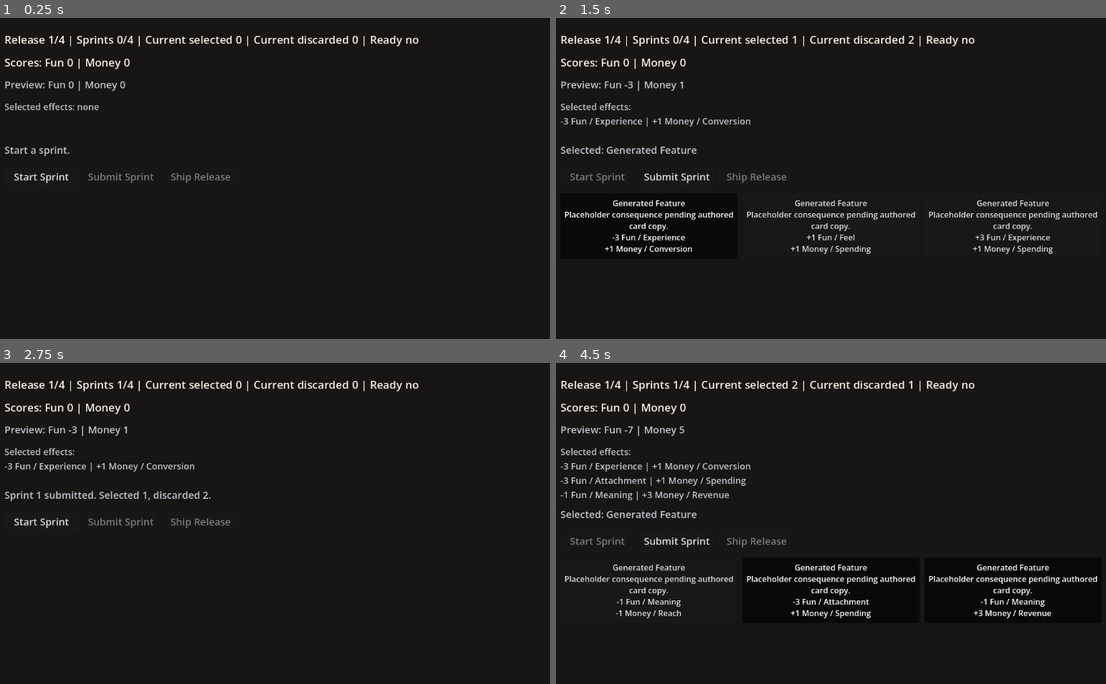
Above: before the commit, frames 1-4 (two rows, left to right).
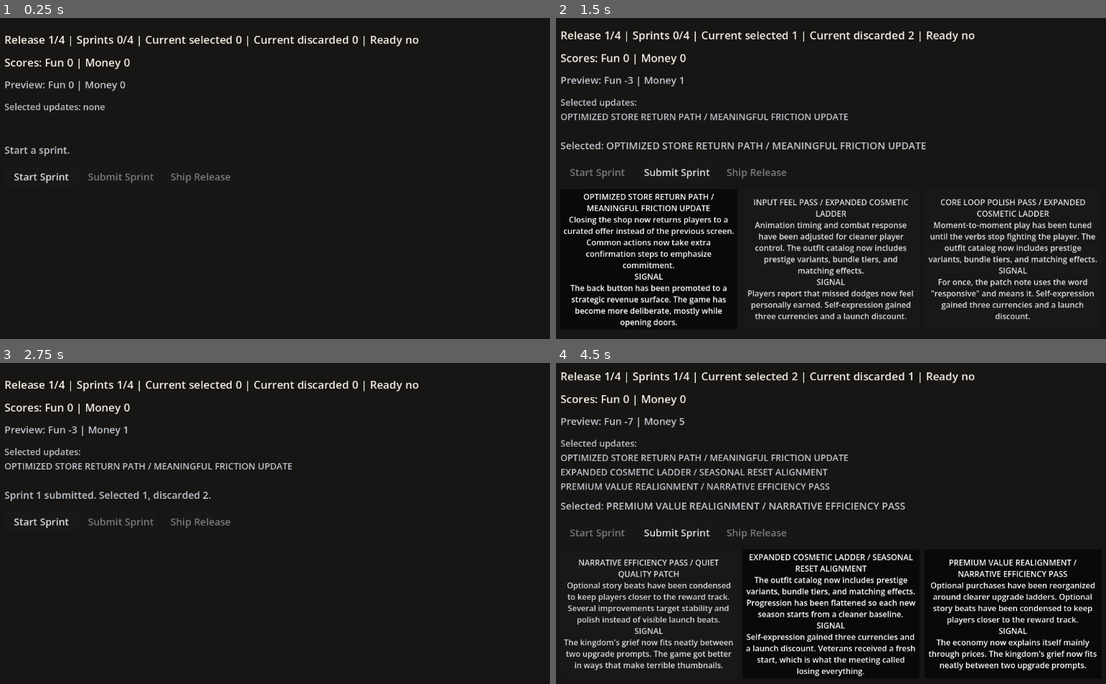
Above: after the commit, the same moments.

Repository: Josephblt/patch-notes
Game: Godot game, scene res://scenes/test_scene.tscn
Two runs of this game, one before a commit and one after it. Both use one fixed random seed, a clock stepped at 60 frames per second and the inputs below.
Inputs:
- Up to frame 1 (0.25 s): no input
- Up to frame 2 (1.5 s): click "Start Sprint" at 0.5 s; click "Generated Feature Placeholder…" (after the commit: "OPTIMIZED STORE RETURN PATH /…") at 1.25 s
- Up to frame 3 (2.75 s): click "Submit Sprint" at 2 s
- Up to frame 4 (4.5 s): click "Start Sprint" at 2.75 s; click "Generated Feature Placeholder…" (after the commit: "EXPANDED COSMETIC LADDER / SE…") at 3.5 s; click "Generated Feature Placeholder…" (after the commit: "PREMIUM VALUE REALIGNMENT / N…") at 4.25 s

The runs differ from the first frame. In frame 1, 0.1% of the frame differs, in the area x 7-20%, y 26-30%; in frame 2, 14%; in frame 3, 0.8%; in frame 4, 17%, in the area x 0-99%, y 2-98%.

Commit message:
Add player-facing card copy

Diff:
--- a/src/scenes/test_scene.tscn
+++ b/src/scenes/test_scene.tscn
@@ -54,7 +54,7 @@
 layout_mode = 2
 theme_override_colors/font_color = Color(0.74902, 0.776471, 0.811765, 1)
 theme_override_font_sizes/font_size = 18
-text = "Selected effects: none"
+text = "Selected updates: none"
 autowrap_mode = 3
 
 [node name="MessageLabel" type="Label" parent="MarginContainer/VBoxContainer"]
@@ -91,7 +91,7 @@
 theme_override_constants/separation = 10
 
 [node name="CardButton1" type="Button" parent="MarginContainer/VBoxContainer/CardButtonContainer"]
-custom_minimum_size = Vector2(220, 132)
+custom_minimum_size = Vector2(220, 240)
 layout_mode = 2
 size_flags_horizontal = 3
 theme_override_font_sizes/font_size = 16
@@ -100,7 +100,7 @@
 autowrap_mode = 3
 
 [node name="CardButton2" type="Button" parent="MarginContainer/VBoxContainer/CardButtonContainer"]
-custom_minimum_size = Vector2(220, 132)
+custom_minimum_size = Vector2(220, 240)
 layout_mode = 2
 size_flags_horizontal = 3
 theme_override_font_sizes/font_size = 16
@@ -109,7 +109,7 @@
 autowrap_mode = 3
 
 [node name="CardButton3" type="Button" parent="MarginContainer/VBoxContainer/CardButtonContainer"]
-custom_minimum_size = Vector2(220, 132)
+custom_minimum_size = Vector2(220, 240)
 layout_mode = 2
 size_flags_horizontal = 3
 theme_override_font_sizes/font_size = 16
--- a/src/scripts/models/cards/feature_deck_builder.gd
+++ b/src/scripts/models/cards/feature_deck_builder.gd
@@ -4,8 +4,11 @@
 
 static func build(score_trees: Array[ScoreTree]) -> FeatureDeck:
 	var feature_effect_groups: Array = []
+	var score_trees_by_uid: Dictionary[String, ScoreTree] = {}
 
 	for score_tree: ScoreTree in score_trees:
+		score_trees_by_uid[score_tree.get_uid()] = score_tree
+
 		var target_effects: Array[FeatureEffect] = _build_feature_effects(score_tree)
 
 		if target_effects.is_empty():
@@ -23,7 +26,7 @@
 		for effect: FeatureEffect in raw_effect_combination:
 			effect_combination.append(effect)
 
-		cards.append(_build_card(effect_combination))
+		cards.append(_build_card(effect_combination, score_trees_by_uid))
 
 	return FeatureDeck.new(cards)
 
@@ -70,12 +73,267 @@
 	return combinations
 
 
-static func _build_card(effects: Array[FeatureEffect]) -> FeatureCard:
+static func _build_card(
+	effects: Array[FeatureEffect],
+	score_trees_by_uid: Dictionary[String, ScoreTree]
+) -> FeatureCard:
+	var title: String = "UNSCOPED UPDATE"
+	var description: String = "A proposed change arrived without enough context to make anyone comfortable."
+	var consequence: String = "The meeting approved it after changing the subject twice."
+	var fun_effect: FeatureEffect = _find_effect_for_tree(effects, "Fun", score_trees_by_uid)
+	var money_effect: FeatureEffect = _find_effect_for_tree(effects, "Money", score_trees_by_uid)
+
+	if fun_effect != null and money_effect != null:
+		var fun_copy: Dictionary[String, String] = _build_effect_copy(
+			fun_effect,
+			score_trees_by_uid
+		)
+		var money_copy: Dictionary[String, String] = _build_effect_copy(
+			money_effect,
+			score_trees_by_uid
+		)
+		var primary_copy: Dictionary[String, String] = _choose_primary_copy(
+			fun_effect,
+			fun_copy,
+			money_effect,
+			money_copy
+		)
+		var secondary_copy: Dictionary[String, String] = money_copy
+
+		if primary_copy == money_copy:
+			secondary_copy = fun_copy
+
+		title = "%s / %s" % [
+			primary_copy["title"],
+			secondary_copy["title"],
+		]
+		description = "%s %s" % [
+			primary_copy["description"],
+			secondary_copy["description"],
+		]
+		consequence = "%s %s" % [
+			primary_copy["consequence"],
+			secondary_copy["consequence"],
+		]
 
 	return FeatureCard.new(
 		UUID.generate_v4(),
-		"Generated Feature",
-		"Placeholder update generated from score tree effect combinations.",
-		"Placeholder consequence pending authored card copy.",
+		title,
+		description,
+		consequence,
 		effects
 	)
+
+
+static func _find_effect_for_tree(
+	effects: Array[FeatureEffect],
+	tree_display_name: String,
+	score_trees_by_uid: Dictionary[String, ScoreTree]
+) -> FeatureEffect:
+	for effect: FeatureEffect in effects:
+		var score_tree: ScoreTree = score_trees_by_uid.get(effect.get_tree_uid()) as ScoreTree
+
+		if score_tree != null and score_tree.get_display_name() == tree_display_name:
+			return effect
+
+	return null
+
+
+static func _choose_primary_copy(
+	fun_effect: FeatureEffect,
+	fun_copy: Dictionary[String, String],
+	money_effect: FeatureEffect,
+	money_copy: Dictionary[String, String]
+) -> Dictionary[String, String]:
+	if (
+		money_effect.get_impact() == FeatureEffect.Impact.POSITIVE
+		and fun_effect.get_impact() == FeatureEffect.Impact.NEGATIVE
+	):
+		return money_copy
+
+	return fun_copy
+
+
+static func _build_effect_copy(
+	effect: FeatureEffect,
+	score_trees_by_uid: Dictionary[String, ScoreTree]
+) -> Dictionary[String, String]:
+	var score_tree: ScoreTree = score_trees_by_uid.get(effect.get_tree_uid()) as ScoreTree
+	var node: ScoreTreeNode = score_tree.get_node(effect.get_node_uid())
+	var node_name: String = node.get_display_name()
+	var is_positive: bool = effect.get_impact() == FeatureEffect.Impact.POSITIVE
+
+	if score_tree.get_display_name() == "Fun":
+		return _build_fun_copy(node_name, is_positive)
+
+	return _build_money_copy(node_name, is_positive)
+
+
+static func _build_fun_copy(node_name: String, is_positive: bool) -> Dictionary[String, String]:
+	if node_name == "Experience":
+		if is_positive:
+			return {
+				"title": "CORE LOOP POLISH PASS",
+				"description": "Moment-to-moment play has been tuned until the verbs stop fighting the player.",
+				"consequence": "For once, the patch note uses the word \"responsive\" and means it.",
+			}
+
+		return {
+			"title": "MEANINGFUL FRICTION UPDATE",
+			"description": "Common actions now take extra confirmation steps to emphasize commitment.",
+			"consequence": "The game has become more deliberate, mostly while opening doors.",
+		}
+
+	if node_name == "Feel":
+		if is_positive:
+			return {
+				"title": "INPUT FEEL PASS",
+				"description": "Animation timing and combat response have been adjusted for cleaner player control.",
+				"consequence": "Players report that missed dodges now feel personally earned.",
+			}
+
+		return {
+			"title": "WEIGHTIER INTERACTIONS",
+			"description": "Movement and crafting now include additional delay to communicate physical presence.",
+			"consequence": "Every button press arrives with a small lecture about mass.",
+		}
+
+	if node_name == "Clarity":
+		if is_positive:
+			return {
+				"title": "READABLE SYSTEMS PASS",
+				"description": "Quest markers, tooltips, and ability text have been revised for faster comprehension.",
+				"consequence": "Several mysteries were reclassified as user interface defects.",
+			}
+
+		return {
+			"title": "STREAMLINED TOOLTIP STRATEGY",
+			"description": "Several tutorial prompts have been removed to reduce early-session interruption.",
+			"consequence": "Players now reach confusion faster and with fewer clicks.",
+		}
+
+	if node_name == "Attachment":
+		if is_positive:
+			return {
+				"title": "PLAYER IDENTITY PASS",
+				"description": "Long-term goals now reflect the character a player has actually been building.",
+				"consequence": "The save file has started looking less like rented furniture.",
+			}
+
+		return {
+			"title": "SEASONAL RESET ALIGNMENT",
+			"description": "Progression has been flattened so each new season starts from a cleaner baseline.",
+			"consequence": "Veterans received a fresh start, which is what the meeting called losing everything.",
+		}
+
+	if node_name == "Meaning":
+		if is_positive:
+			return {
+				"title": "LORE PAYOFF UPDATE",
+				"description": "Faction choices now unlock small story reactions instead of only currency bundles.",
+				"consequence": "The world briefly remembers what the player did to it.",
+			}
+
+		return {
+			"title": "NARRATIVE EFFICIENCY PASS",
+			"description": "Optional story beats have been condensed to keep players closer to the reward track.",
+			"consequence": "The kingdom's grief now fits neatly between two upgrade prompts.",
+		}
+
+	if is_positive:
+		return {
+			"title": "PROMISE DEBT CLEANUP",
+			"description": "Several long-advertised fixes have finally shipped with plain wording and no bundle attached.",
+			"consequence": "Players reacted poorly to having nothing obvious to distrust.",
+		}
+
+	return {
+		"title": "EXPECTATION MANAGEMENT UPDATE",
+		"description": "Previously announced features have been reframed as aspirational pillars.",
+		"consequence": "The roadmap survived by becoming less related to roads.",
+	}
+
+
+static func _build_money_copy(node_name: String, is_positive: bool) -> Dictionary[String, String]:
+	if node_name == "Revenue":
+		if is_positive:
+			return {
+				"title": "PREMIUM VALUE REALIGNMENT",
+				"description": "Optional purchases have been reorganized around clearer upgrade ladders.",
+				"consequence": "The economy now explains itself mainly through prices.",
+			}
+
+		return {
+			"title": "GOODWILL PRICING PASS",
+			"description": "Several paid conveniences have been moved into the base progression path.",
+			"consequence": "Revenue meetings became shorter and more pointed.",
+		}
+
+	if node_name == "Spending":
+		if is_positive:
+			return {
+				"title": "EXPANDED COSMETIC LADDER",
+				"description": "The outfit catalog now includes prestige variants, bundle tiers, and matching effects.",
+				"consequence": "Self-expression gained three currencies and a launch discount.",
+			}
+
+		return {
+			"title": "REDUCED PURCHASE PRESSURE",
+			"description": "Limited-time store labels have been softened across the event interface.",
+			"consequence": "Players felt less hunted. The dashboard noticed.",
+		}
+
+	if node_name == "Conversion":
+		if is_positive:
+			return {
+				"title": "OPTIMIZED STORE RETURN PATH",
+				"description": "Closing the shop now returns players to a curated offer instead of the previous screen.",
+				"consequence": "The back button has been promoted to a strategic revenue surface.",
+			}
+
+		return {
+			"title": "STORE DETOUR REMOVAL",
+			"description": "Upgrade prompts now return players directly to play after they decline.",
+			"consequence": "The funnel became more humane and less like a corridor with sales banners.",
+		}
+
+	if node_name == "Growth":
+		if is_positive:
+			return {
+				"title": "AUDIENCE EXPANSION PACKAGE",
+				"description": "Early quests have been reshaped to appeal to players outside the existing niche.",
+				"consequence": "The game now waves at people who have never read a crafting spreadsheet.",
+			}
+
+		return {
+			"title": "NICHE DEPTH SPRINT",
+			"description": "New systems favor experienced players who already understand the existing mess.",
+			"consequence": "The target audience got narrower, louder, and easier to find in comment threads.",
+		}
+
+	if node_name == "Reach":
+		if is_positive:
+			return {
+				"title": "CREATOR MOMENT TOOLKIT",
+				"description": "New encounters now produce cleaner clips, sharper reactions, and fewer dead-air explanations.",
+				"consequence": "Marketing discovered a feature it could understand without a meeting.",
+			}
+
+		return {
+			"title": "QUIET QUALITY PATCH",
+			"description": "Several improvements target stability and polish instead of visible launch beats.",
+			"consequence": "The game got better in ways that make terrible thumbnails.",
+		}
+
+	if is_positive:
+		return {
+			"title": "DAILY MOMENTUM SYSTEM",
+			"description": "Players now receive escalating rewards for checking in across consecutive days.",
+			"consequence": "The calendar has been invited to join the core loop.",
+		}
+
+	return {
+		"title": "SESSION RESPECT UPDATE",
+		"description": "Daily requirements have been shortened so players can leave before resentment sets in.",
+		"consequence": "Engagement dipped, but so did the number of goodbye essays.",
+	}
--- a/src/scripts/test_scene.gd
+++ b/src/scripts/test_scene.gd
@@ -126,7 +126,7 @@
 		state_label.text = "Run complete."
 		score_label.text = "Scores: %s" % _format_scores()
 		preview_label.text = "Preview: %s" % _format_preview_scores()
-		selected_effects_label.text = _format_selected_effects()
+		selected_effects_label.text = _format_selected_updates()
 		start_sprint_button.disabled = true
 		submit_sprint_button.disabled = true
 		ship_release_button.disabled = true
@@ -151,7 +151,7 @@
 	]
 	score_label.text = "Scores: %s" % _format_scores()
 	preview_label.text = "Preview: %s" % _format_preview_scores()
-	selected_effects_label.text = _format_selected_effects()
+	selected_effects_label.text = _format_selected_updates()
 
 	start_sprint_button.disabled = current_sprint != null or release.is_ready_to_ship()
 	submit_sprint_button.disabled = (
@@ -183,10 +183,11 @@
 	var lines: Array[String] = []
 
 	lines.append(card.get_title())
+	lines.append("")
+	lines.append(card.get_description())
+	lines.append("")
+	lines.append("SIGNAL")
 	lines.append(card.get_consequence())
-
-	for effect: FeatureEffect in card.get_effects():
-		lines.append(_describe_effect(effect))
 
 	return _join_lines(lines)
 
@@ -225,7 +226,7 @@
 	return output
 
 
-func _format_selected_effects() -> String:
+func _format_selected_updates() -> String:
 	var selected_cards: Array[FeatureCard] = []
 	var release: Release = game_run.get_current_release()
 
@@ -236,20 +237,12 @@
 		selected_cards.append_array(current_sprint.get_selected_cards())
 
 	if selected_cards.is_empty():
-		return "Selected effects: none"
-
-	var lines: Array[String] = ["Selected effects:"]
+		return "Selected updates: none"
+
+	var lines: Array[String] = ["Selected updates:"]
 
 	for card: FeatureCard in selected_cards:
-		var effect_text: String = ""
-
-		for effect: FeatureEffect in card.get_effects():
-			if not effect_text.is_empty():
-				effect_text += " | "
-
-			effect_text += _describe_effect(effect)
-
-		lines.append(effect_text)
+		lines.append(card.get_title())
 
 	return _join_lines(lines)
 
@@ -261,48 +254,6 @@
 	return "no"
 
 
-func _describe_effect(effect: FeatureEffect) -> String:
-	var score_tree: ScoreTree = _find_score_tree(effect.get_tree_uid())
-
-	if score_tree == null:
-		return "%s %s" % [
-			_format_signed_points(0),
-			effect.get_node_uid(),
-		]
-
-	var node: ScoreTreeNode = score_tree.get_node(effect.get_node_uid())
-
-	return "%s %s / %s" % [
-		_format_signed_points(_calculate_effect_points(score_tree, effect)),
-		score_tree.get_display_name(),
-		node.get_display_name(),
-	]
-
-
-func _find_score_tree(tree_uid: String) -> ScoreTree:
-	for score_tree: ScoreTree in score_trees:
-		if score_tree.get_uid() == tree_uid:
-			return score_tree
-
-	return null
-
-
-func _format_signed_points(points: int) -> String:
-	if points >= 0:
-		return "+%d" % points
-
-	return "%d" % points
-
-
-func _calculate_effect_points(score_tree: ScoreTree, effect: FeatureEffect) -> int:
-	var impact: int = 1
-
-	if effect.get_impact() == FeatureEffect.Impact.NEGATIVE:
-		impact = -1
-
-	return score_tree.get_points(effect.get_node_uid()) * impact
-
-
 func _join_lines(lines: Array[String]) -> String:
 	var output: String = ""
 
